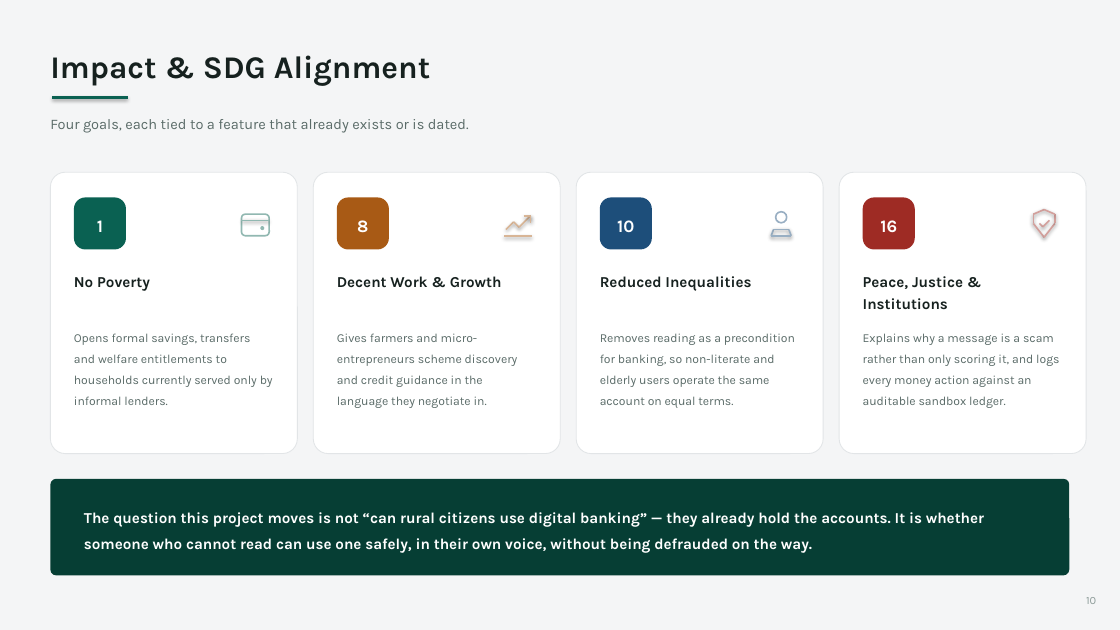
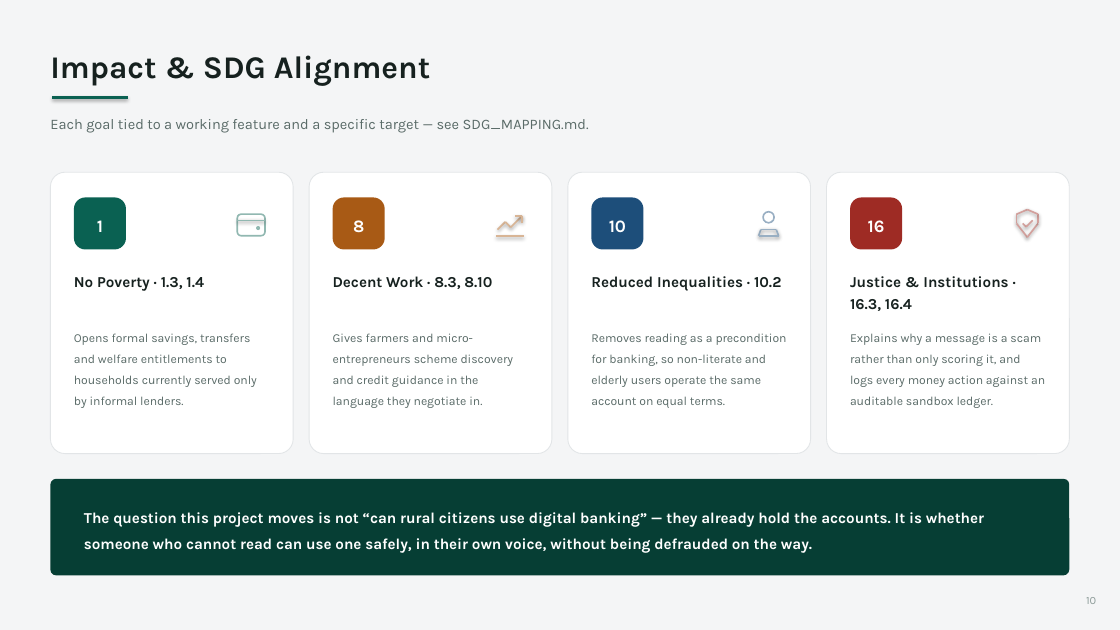
Before and after one commit to utkersh01sharma-sudo/gramin-vaani-saathi, a slide deck: slide 10 of docs/GraminVaaniSaathi_Review.pptx. Drawn at 1120x630 pixels with LibreOffice and Linux fonts; fonts in the diff are those of the drawing. Boxes give left, top, right and bottom in pixels: in the first picture for what was removed or moved away, otherwise in the second. Text is boxed around its words. In the diff, an @@ line names an element or a change of style, - is before the commit and + after.

```diff
--- a/docs/GraminVaaniSaathi_Review.pptx
+++ b/docs/GraminVaaniSaathi_Review.pptx
@@ text at (50, 119, 589, 133): text changed @@
-Four goals, each tied to a feature that already exists or is dated.
+Each goal tied to a working feature and a specific target — see SDG_MAPPING.md.
@@ rounded rectangle: place and size @@
-rounded rectangle at (50, 172, 297, 454)
+rounded rectangle at (50, 172, 293, 454)
@@ rounded rectangle: place and size @@
-rounded rectangle at (313, 172, 560, 454)
+rounded rectangle at (309, 172, 552, 454)
@@ rounded rectangle: place and size @@
-rounded rectangle at (576, 172, 823, 454)
+rounded rectangle at (568, 172, 811, 454)
@@ rounded rectangle: place and size @@
-rounded rectangle at (839, 172, 1086, 454)
+rounded rectangle at (827, 172, 1070, 454)
@@ 2 rounded rectangles, 2 lines, 1 text, 1 ellipse: place and size @@
-2 rounded rectangles, 2 lines, 1 text, 1 ellipse at (242, 197, 532, 250)
+2 rounded rectangles, 2 lines, 1 text, 1 ellipse at (238, 197, 524, 250)
@@ 7 lines, 1 text, 1 rounded rectangle: place and size @@
-7 lines, 1 text, 1 rounded rectangle at (506, 197, 791, 250)
+7 lines, 1 text, 1 rounded rectangle at (497, 197, 779, 250)
@@ 10 lines, 1 text, 1 rounded rectangle, 1 ellipse: place and size @@
-10 lines, 1 text, 1 rounded rectangle, 1 ellipse at (774, 197, 1055, 250)
+10 lines, 1 text, 1 rounded rectangle, 1 ellipse at (761, 197, 1038, 250)
@@ text at (74, 277, 204, 291): text changed @@
-No Poverty
+No Poverty · 1.3, 1.4
@@ text at (333, 276, 492, 289): text changed @@
-Decent Work & Growth
+Decent Work · 8.3, 8.10
@@ text at (591, 276, 781, 291): text changed @@
-Reduced Inequalities
+Reduced Inequalities · 10.2
@@ text at (850, 276, 1008, 311): text changed @@
-Peace, Justice & Institutions
+Justice & Institutions · 16.3, 16.4
@@ text "Opens formal savings, transfers and ..." rewrapped from (74, 333, 273, 405) to (74, 333, 257, 408) @@
@@ text "Gives farmers and micro-entrepreneurs scheme ...": place and size @@
-text "Gives farmers and micro-entrepreneurs scheme ..." at (337, 333, 518, 408)
+text "Gives farmers and micro-entrepreneurs scheme ..." at (333, 333, 514, 408)
@@ text "Removes reading as a precondition ...": place and size @@
-text "Removes reading as a precondition ..." at (600, 333, 795, 408)
+text "Removes reading as a precondition ..." at (591, 333, 787, 408)
@@ text "Explains why a message is ...": place and size @@
-text "Explains why a message is ..." at (863, 333, 1059, 408)
+text "Explains why a message is ..." at (850, 333, 1045, 408)
```
Also in this commit, not shown: 2 other slides changed, 3 slides added, 3 slides removed, 29 other files.
